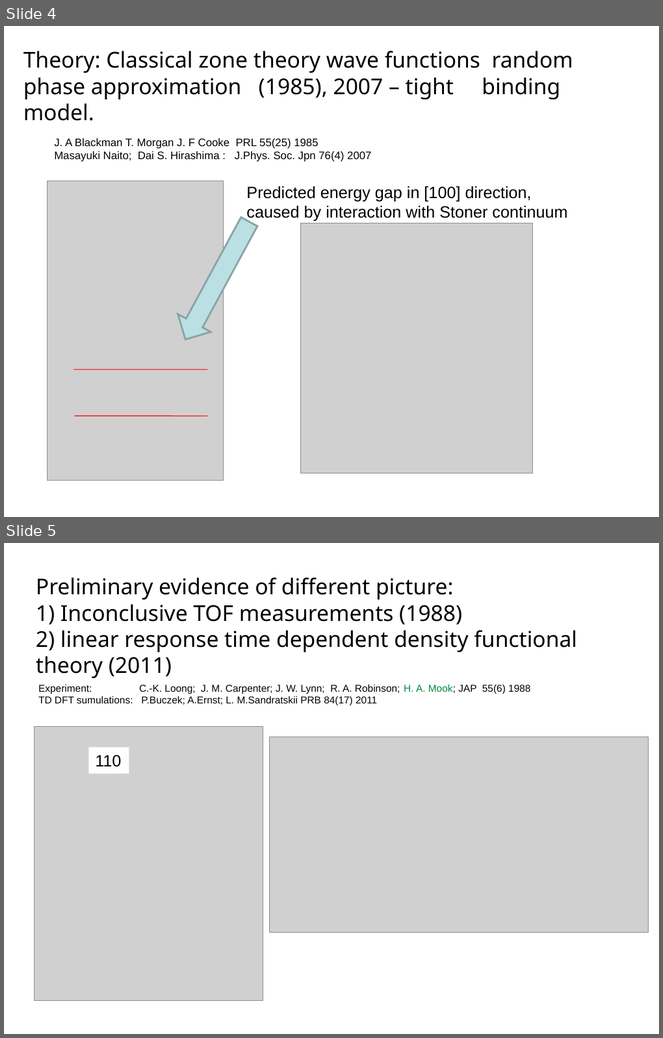
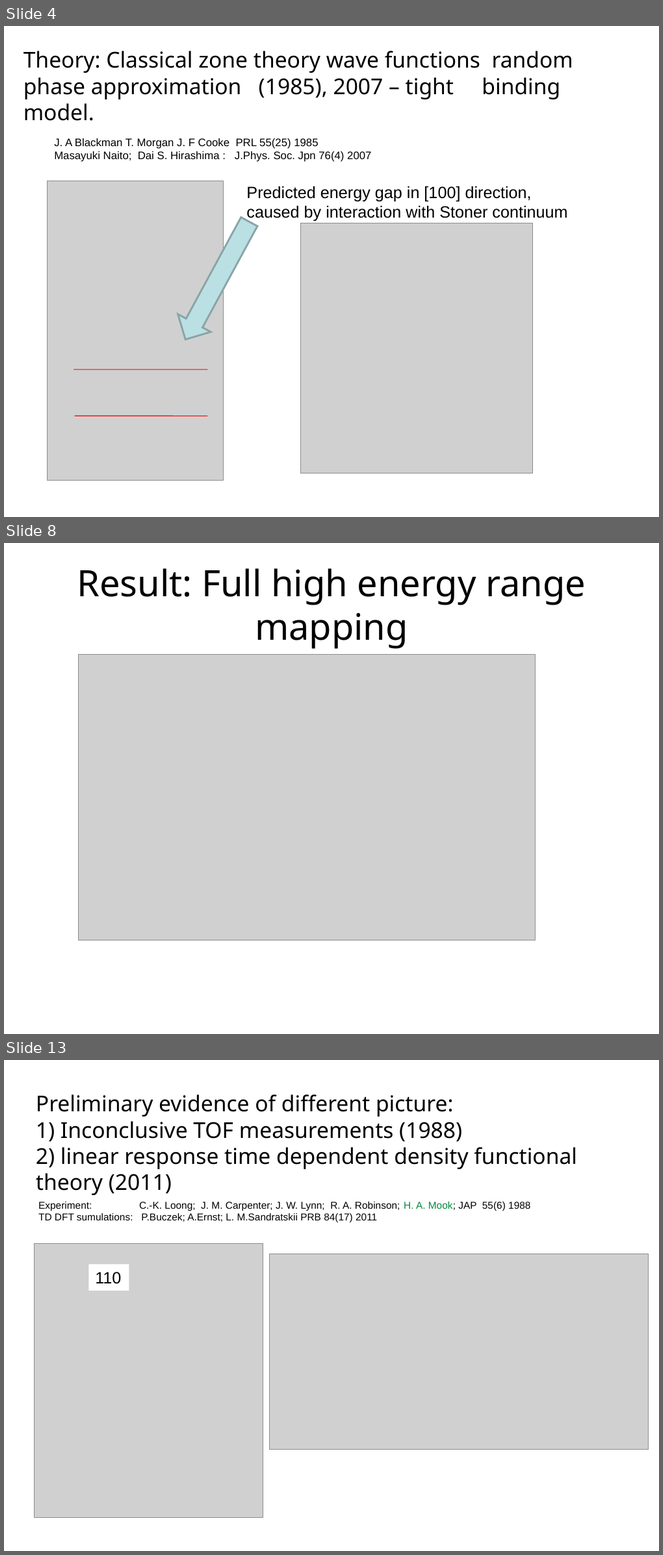
Before and after one commit to abuts/Fe, a slide deck: June2017/Icns2017/ICNS2017.ppt. Shown one above the other, each under a label of ours: slides 4 and 5 before the commit, slides 4, 8 and 13 after it; the slides between them are not shown. The pictures are 663x1038 and 663x1555 pixels, drawn with LibreOffice and Linux fonts; fonts in the diff are those of the drawing; grey boxes stand for pictures; background and template pictures are left out. Boxes give left, top, right and bottom in pixels: in the first picture for what was removed or moved away, otherwise in the second. Text is boxed around its words. In the diff, an @@ line names an element or a change of style, - is before the commit and + after.

```diff
--- a/June2017/Icns2017/ICNS2017.ppt
+++ b/June2017/Icns2017/ICNS2017.ppt
@@ slide 8 added at bbox=[4, 543, 659, 1034], background #FFFFFF @@
@@ title added at bbox=[77, 568, 586, 649], 40 pt, text #000000 @@
+Result: Full high energy range mapping
@@ picture added at bbox=[79, 654, 535, 940] @@
@@ what was slide 5 is now slide 13 @@
```
Also in this commit, not shown: 5 slides changed, 4 other slides added, 2 slides removed, 2 other files.
